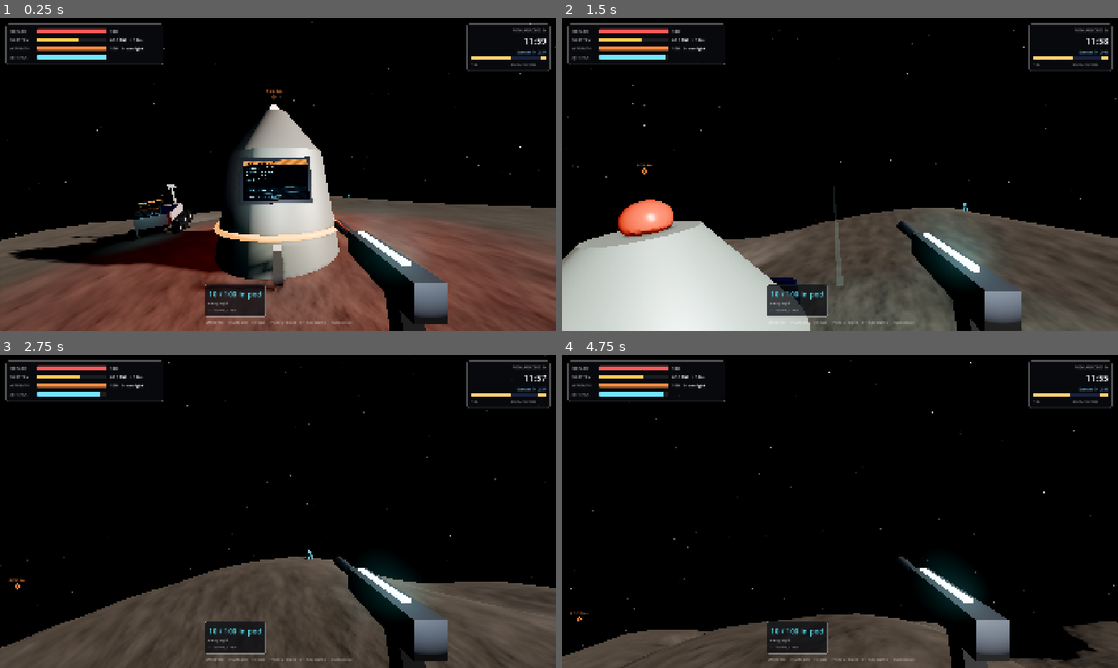
Above: before the commit, frames 1-4 (two rows, left to right).
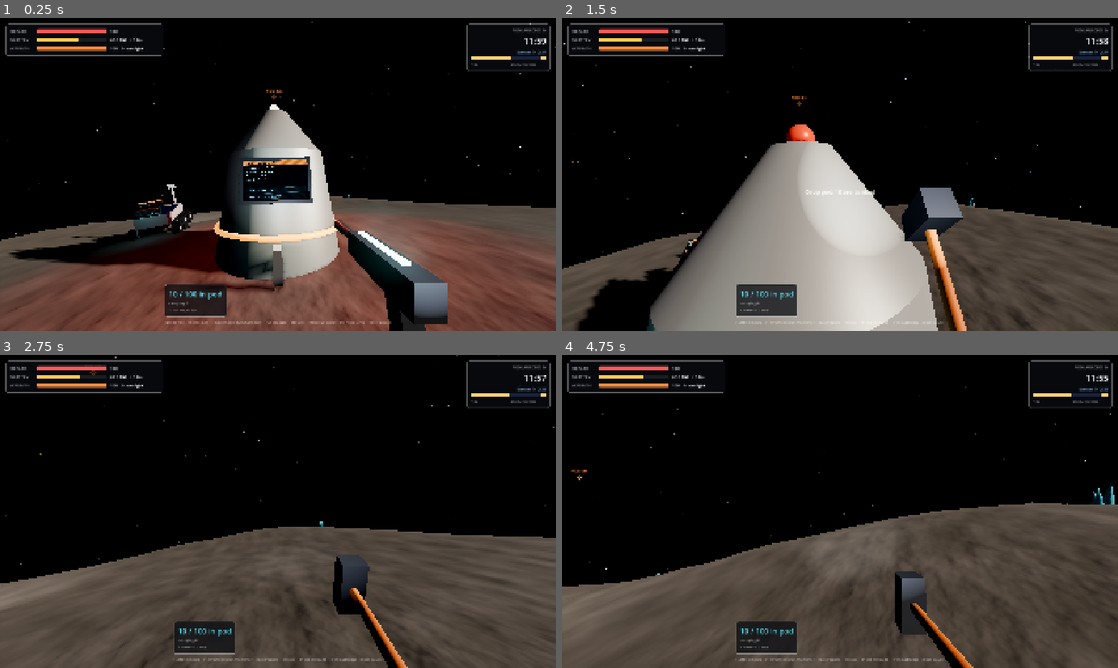
Above: after the commit, the same moments.

Repository: devonbacon/rockhopper
Game: Godot game, scene res://game/game.tscn
Same seed, same stepped clock (60 frames per second), same inputs: the game is played once before the commit and once after it.
Inputs (mouse positions are in pixels of both pictures, inside the frame that each line leads up to):
- Up to frame 1 (0.25 s): no input
- Up to frame 2 (1.5 s): tap Enter at 0.5 s; move the mouse to (867, 174) at 0.52 s; hold W from 0.53 s (still down); tap 1 at 0.6 s; click (867, 174) at 0.67 s; tap Space at 0.77, 1.07 s; tap 2 at 0.8, 1.35 s; move the mouse to (812, 174) at 1.27 s; click (812, 174) at 1.42 s
- Up to frame 3 (2.75 s): keep holding W; tap Space at 1.52, 1.82 s; tap G at 1.55 s; move the mouse to (289, 505) at 2.02 s; hold G from 2.03 s (still down); click (289, 505) at 2.17 s; tap Shift at 2.3 s
- Up to frame 4 (4.75 s): keep holding W; move the mouse to (834, 517) at 2.77 s; release G at 2.78 s; tap Shift at 2.85 s; click (834, 517) at 2.92 s; tap Space at 3.02, 3.32, 3.77, 4.07, 4.52 s; tap 1 at 3.05, 3.6 s; move the mouse to (878, 514) at 3.52 s; click (878, 514) at 3.67 s; tap 2 at 3.8, 4.35 s; move the mouse to (795, 508) at 4.27 s; click (795, 508) at 4.42 s; tap G at 4.55 s

The runs differ from the first frame. In frame 1, 2.2% of the frame differs, in the area x 0-71%, y 11-98%; in frame 2, 35%, in the area x 0-100%, y 1-100%; in frame 3, 21%; in frame 4, 34%.

Commit message:
Add a hammer and a grapple; blade runners and the jetpack are research
The hammer (1, 2 or the wheel to switch from the gun) smashes everything
in a short arc in front: spiders take 30, enough to kill, and go flying.
It chips ore off a deposit or ore it's swung at.

G throws a grapple, about 35 m. A spider gets yanked to you; rock or a
building pulls you to it while G's held, keeping your momentum when you
let go.

You start slower (walk 3.5, run 6): blade runners, researched at the
lab, bring you up to 5 and 8.5. The jetpack is research too, and its
meter shows once it's done; bigger tanks needs it first.

Co-Authored-By: Claude Opus 5.5 <noreply@anthropic.com>
Claude-Session: https://claude.ai/code/session_016Wijxy6dVqNpmJdVzLFZSM

Diff:
--- a/game/game.gd
+++ b/game/game.gd
@@ -30,6 +30,8 @@
 const BATTERY_BANK := 80.0
 const LAB_DRAW := 0.6
 const UPGRADES := {
+	&"runners": {name = "BLADE RUNNERS", cost = 3, time = 25.0, text = "Walk and run as fast as you're built to"},
+	&"jetpack": {name = "JETPACK", cost = 5, time = 35.0, text = "Hold Space in the air to fly"},
 	&"armour": {name = "ARMOUR PLATING", cost = 5, time = 40.0, text = "+50 max health"},
 	&"heated": {name = "HEATED SUIT", cost = 4, time = 30.0, text = "Cold takes twice as long to freeze you"},
 	&"tanks": {name = "BIGGER TANKS", cost = 3, time = 30.0, text = "The jetpack burns fuel 40% slower"},
@@ -245,6 +247,8 @@
 		var upgrade: Dictionary = UPGRADES[action]
 		if has(action):
 			return ["%s   DONE" % upgrade.name, false, false]
+		if action == &"tanks" and !has(&"jetpack"):
+			return ["%s   NEEDS JETPACK" % upgrade.name, false, false]
 		if lab.researching == action:
 			return ["%s   %d%%   CANCEL" % [upgrade.name, roundi(lab.research_time / upgrade.time * 100.0)], true, true]
 		var busy := lab.researching != &"" or researching(action) != null
@@ -264,6 +268,8 @@
 			lab.researching = &""
 			stock += upgrade.cost
 			return "CANCELLED. %d ORE REFUNDED." % upgrade.cost
+		if action == &"tanks" and !has(&"jetpack"):
+			return "RESEARCH THE JETPACK FIRST."
 		if lab.researching != &"":
 			return "BUSY: CANCEL THE CURRENT RESEARCH FIRST."
 		if researching(action) != null:
@@ -747,6 +753,8 @@
 		build(&"lab", ahead[0], ahead[1])
 		built[-1].screen.pressed.call(&"tanks")
 	player.debug_aim = _args.has("aim")
+	if _args.has("hammer"):
+		player._switch(&"hammer")
 	if _args.has("pause"):
 		hud.set_paused(true)
 	if _args.has("pitch"):
--- a/player/player.gd
+++ b/player/player.gd
@@ -14,8 +14,10 @@
 
 const LAYER := 4
 const GRAVITY := 5.0
-const WALK := 5.0
-const RUN := 8.5
+const WALK := 3.5
+const RUN := 6.0
+const RUNNER_WALK := 5.0
+const RUNNER_RUN := 8.5
 const ACCEL := 30.0
 const AIR_ACCEL := 4.0
 const SLIDE_BOOST := 3.0
@@ -53,6 +55,12 @@
 const SETTLE := 9.0
 const DAMAGE := 10.0
 const GUN_RANGE := 60.0
+const HAMMER_EVERY := 0.75
+const HAMMER_DAMAGE := 30.0
+const HAMMER_REACH := 3.2
+const GRAPPLE_RANGE := 35.0
+const GRAPPLE_PULL := 30.0
+const GRAPPLE_MAX := 20.0
 const SENSITIVITY := 0.0025
 ## What the radial menu offers, clockwise from the top.
 const BUILD: Array[StringName] = [&"lamp", &"panel", &"battery", &"drill", &"lab"]
@@ -67,6 +75,8 @@
 var headlamp: SpotLight3D
 var fuel := 100.0
 var tool: StringName = &""
+var weapon := &"gun"
+var hooked := false
 ## The radial build menu: whether it's up, and which of BUILD the mouse
 ## has moved towards (-1 for the middle).
 var radial_open := false
@@ -101,6 +111,13 @@
 var _gun: Node3D
 var _muzzle: Node3D
 var _muzzle_light: OmniLight3D
+var _hammer: Node3D
+var _swing := 0.0
+var _hook_point := Vector3.ZERO
+var _hook_cooldown := 0.0
+var _rope: MeshInstance3D
+var _rope_flash := 0.0
+var _yank_from := Vector3.ZERO
 
 
 func _ready() -> void:
@@ -149,6 +166,8 @@
 	lab.size = Vector3(2.2, 1.7, 1.6)
 	_ghost_meshes = {&"lamp": post, &"panel": panel, &"battery": cell, &"drill": rig, &"lab": lab}
 	_build_gun()
+	_build_hammer()
+	_build_rope()
 	_ghost = MeshInstance3D.new()
 	_ghost.top_level = true
 	_ghost.material_override = _ghost_material
@@ -202,6 +221,8 @@
 	elif event is InputEventMouseButton and event.pressed:
 		if !captured:
 			Input.mouse_mode = Input.MOUSE_MODE_CAPTURED
+		elif event.button_index == MOUSE_BUTTON_WHEEL_UP or event.button_index == MOUSE_BUTTON_WHEEL_DOWN:
+			_switch(&"hammer" if weapon == &"gun" else &"gun")
 		elif event.button_index == MOUSE_BUTTON_LEFT and tool != &"":
 			_build()
 		elif event.button_index == MOUSE_BUTTON_RIGHT:
@@ -209,6 +230,9 @@
 	elif event is InputEventKey and event.pressed and !event.echo:
 		match event.physical_keycode:
 			KEY_F: headlamp.visible = !headlamp.visible
+			KEY_1: _switch(&"gun")
+			KEY_2: _switch(&"hammer")
+			KEY_G: _throw_hook()
 
 
 func _physics_process(delta: float) -> void:
@@ -221,25 +245,28 @@
 	if playing:
 		input = Vector2(_axis(KEY_D, KEY_A), _axis(KEY_W, KEY_S)).limit_length(1.0)
 	var captured := Input.mouse_mode == Input.MOUSE_MODE_CAPTURED
-	aiming = playing and (debug_aim or captured and tool == &"" and !radial_open and Input.is_mouse_button_pressed(MOUSE_BUTTON_RIGHT))
+	aiming = playing and weapon == &"gun" and (debug_aim or captured and tool == &"" and !radial_open and Input.is_mouse_button_pressed(MOUSE_BUTTON_RIGHT))
 	_ads = move_toward(_ads, 1.0 if aiming else 0.0, delta * 7.0)
 	var rush := clampf((horizontal.length() - RUN) * 1.2, 0.0, 12.0)
 	camera.fov = lerpf(FOV + rush, ADS_FOV, _ads)
-	var speed := ADS_SPEED if aiming else (RUN if Input.is_physical_key_pressed(KEY_SHIFT) else WALK)
+	var walk := RUNNER_WALK if game.has(&"runners") else WALK
+	var speed := ADS_SPEED if aiming else ((RUNNER_RUN if game.has(&"runners") else RUN) if Input.is_physical_key_pressed(KEY_SHIFT) else walk)
 	var wish_dir := global_basis.x * input.x - global_basis.z * input.y
 	var wish := wish_dir * speed
 	var jump_held := playing and Input.is_physical_key_pressed(KEY_SPACE)
 	var crouch := playing and !aiming and (Input.is_physical_key_pressed(KEY_C) or Input.is_physical_key_pressed(KEY_CTRL))
 	_slide_cooldown = maxf(0.0, _slide_cooldown - delta)
 	jetting = false
-	if is_on_floor():
+	if hooked:
+		_reel(delta, playing)
+	if is_on_floor() and !hooked:
 		var ground_speed := horizontal.length()
-		if !sliding and crouch and ground_speed > WALK * 0.9:
+		if !sliding and crouch and ground_speed > walk * 0.9:
 			sliding = true
 			if _slide_cooldown <= 0.0:
 				horizontal = horizontal.normalized() * minf(ground_speed + SLIDE_BOOST, SLIDE_MAX)
 				_slide_cooldown = SLIDE_COOLDOWN
-		if sliding and (!crouch or ground_speed < WALK * 0.6):
+		if sliding and (!crouch or ground_speed < walk * 0.6):
 			sliding = false
 		if sliding:
 			var gravity := -up * GRAVITY
@@ -257,7 +284,7 @@
 				horizontal = (horizontal * SLIDE_JUMP_BOOST).limit_length(SLIDE_MAX)
 	else:
 		sliding = false
-		jetting = jump_held and fuel > 0.0
+		jetting = jump_held and fuel > 0.0 and game.has(&"jetpack")
 		var control := AIR_ACCEL + (JET * 0.6 if jetting else 0.0)
 		var target := speed * (1.2 if jetting else 1.0)
 		if input != Vector2.ZERO:
@@ -274,7 +301,14 @@
 	camera.rotation.z = lerpf(camera.rotation.z, -side * deg_to_rad(STRAFE_TILT), minf(1.0, delta * 10.0))
 	vertical -= up * GRAVITY * delta
 	velocity = horizontal + vertical
+	if hooked:
+		var pull := (_hook_point - global_position).normalized()
+		velocity = (velocity + pull * GRAPPLE_PULL * delta).limit_length(GRAPPLE_MAX)
 	move_and_slide()
+	_hook_cooldown = maxf(0.0, _hook_cooldown - delta)
+	_draw_rope(delta)
+	_swing = maxf(0.0, _swing - delta / HAMMER_EVERY)
+	_hammer.rotation.x = -1.3 * sin(_swing * PI) if _swing > 0.0 else 0.0
 	notice_time = maxf(0.0, notice_time - delta)
 	_cooldown = maxf(0.0, _cooldown - delta)
 	_recoil = maxf(0.0, _recoil - delta * 12.0)
@@ -290,7 +324,10 @@
 		_aim_ghost()
 		var trigger := Input.mouse_mode == Input.MOUSE_MODE_CAPTURED and Input.is_mouse_button_pressed(MOUSE_BUTTON_LEFT)
 		if trigger and tool == &"" and !radial_open and _cooldown <= 0.0:
-			_fire()
+			if weapon == &"gun":
+				_fire()
+			else:
+				_smash()
 	else:
 		_ghost.visible = false
 
@@ -423,6 +460,128 @@
 ## Takes a lamp, panel or rig in hand, or nothing.
 func _choose(kind: StringName) -> void:
 	tool = kind
+
+
+func _switch(to: StringName) -> void:
+	weapon = to
+	_gun.visible = weapon == &"gun"
+	_hammer.visible = weapon == &"hammer"
+
+
+## Everything in a short arc in front takes a big hit and goes flying;
+## ore or a deposit under the head gives up a piece.
+func _smash() -> void:
+	_cooldown = HAMMER_EVERY
+	_swing = 1.0
+	var from := camera.global_position
+	var ahead := -camera.global_basis.z
+	for spider: Spider in game.spiders.duplicate():
+		var to := spider.global_position + spider.global_position.normalized() * 0.4 - from
+		if to.length() < HAMMER_REACH and to.normalized().dot(ahead) > 0.55:
+			spider.hit(HAMMER_DAMAGE)
+			if is_instance_valid(spider):
+				spider.fling((to.normalized() + up_direction * 0.6) * 9.0, 0.8)
+	var hit := _aim(HAMMER_REACH)
+	if !hit.is_empty() and hit.collider is Fixture and (hit.collider.kind == &"deposit" or hit.collider.kind == &"ore"):
+		game.mine(hit.collider)
+		_say("+ore")
+
+
+## Hooks what's under the crosshair. A spider gets yanked to you; anything
+## else pulls you to it while G's held.
+func _throw_hook() -> void:
+	if hooked or _hook_cooldown > 0.0:
+		return
+	var from := camera.global_position
+	var to := from - camera.global_basis.z * GRAPPLE_RANGE
+	var query := PhysicsRayQueryParameters3D.create(from, to, Terrain.ROCK_LAYER | Fixture.LAYER | Spider.LAYER, [get_rid()])
+	var hit := get_world_3d().direct_space_state.intersect_ray(query)
+	if hit.is_empty():
+		return
+	_hook_cooldown = 0.4
+	if hit.collider is Spider:
+		var spider: Spider = hit.collider
+		var home := (from - spider.global_position)
+		spider.fling(home.normalized() * minf(16.0, home.length() * 1.6) + up_direction * 3.0, 0.7)
+		_yank_from = spider.global_position
+		_rope_flash = 0.2
+		return
+	hooked = true
+	_hook_point = hit.position
+
+
+func _reel(_delta: float, playing: bool) -> void:
+	if !playing or !Input.is_physical_key_pressed(KEY_G) or global_position.distance_to(_hook_point) < 2.0:
+		hooked = false
+		_hook_cooldown = 0.3
+
+
+func _draw_rope(delta: float) -> void:
+	_rope_flash = maxf(0.0, _rope_flash - delta)
+	var end := _hook_point if hooked else _yank_from
+	_rope.visible = hooked or _rope_flash > 0.0
+	if !_rope.visible:
+		return
+	var from := camera.global_transform * Vector3(-0.25, -0.2, -0.4)
+	var length := from.distance_to(end)
+	if length < 0.05:
+		return
+	var along := (end - from) / length
+	var side := along.cross(Vector3.UP if absf(along.y) < 0.9 else Vector3.RIGHT).normalized()
+	_rope.global_transform = Transform3D(Basis(side, along * length, side.cross(along)), (from + end) * 0.5)
+
+
+func _build_rope() -> void:
+	var mesh := CylinderMesh.new()
+	mesh.top_radius = 0.015
+	mesh.bottom_radius = 0.015
+	mesh.height = 1.0
+	mesh.radial_segments = 4
+	var material := StandardMaterial3D.new()
+	material.shading_mode = BaseMaterial3D.SHADING_MODE_UNSHADED
+	material.albedo_color = Color(1.0, 0.6, 0.2)
+	_rope = MeshInstance3D.new()
+	_rope.mesh = mesh
+	_rope.material_override = material
+	_rope.top_level = true
+	_rope.cast_shadow = GeometryInstance3D.SHADOW_CASTING_SETTING_OFF
+	_rope.visible = false
+	add_child(_rope)
+
+
+func _build_hammer() -> void:
+	_hammer = Node3D.new()
+	_hammer.position = Vector3(0.3, -0.42, -0.5)
+	_hammer.scale = Vector3.ONE * 0.7
+	_hammer.visible = false
+	camera.add_child(_hammer)
+	var metal := StandardMaterial3D.new()
+	metal.albedo_color = Color(0.35, 0.36, 0.4)
+	metal.metallic = 0.8
+	metal.roughness = 0.35
+	var grip := StandardMaterial3D.new()
+	grip.albedo_color = Color(1.0, 0.45, 0.1)
+	grip.roughness = 0.6
+	var handle := CylinderMesh.new()
+	handle.top_radius = 0.025
+	handle.bottom_radius = 0.03
+	handle.height = 0.6
+	var shaft := MeshInstance3D.new()
+	shaft.mesh = handle
+	shaft.material_override = grip
+	shaft.position = Vector3(0, 0.15, 0)
+	shaft.rotation.x = -0.35
+	shaft.cast_shadow = GeometryInstance3D.SHADOW_CASTING_SETTING_OFF
+	_hammer.add_child(shaft)
+	var block := BoxMesh.new()
+	block.size = Vector3(0.14, 0.14, 0.32)
+	var head := MeshInstance3D.new()
+	head.mesh = block
+	head.material_override = metal
+	head.position = Vector3(0, 0.43, -0.1)
+	head.rotation.x = -0.35
+	head.cast_shadow = GeometryInstance3D.SHADOW_CASTING_SETTING_OFF
+	_hammer.add_child(head)
 
 
 func _say(text: String) -> void:
--- a/ui/hud.gd
+++ b/ui/hud.gd
@@ -177,7 +177,7 @@
 		value.custom_minimum_size.x = 170
 		row.add_child(value)
 		rows.add_child(row)
-		_meters[meter[0]] = {bar = bar, fill = fill, value = value}
+		_meters[meter[0]] = {bar = bar, fill = fill, value = value, row = row}
 	var panel := _panel(rows)
 	_place(panel, Vector2.ZERO, Vector2(20, 20), Control.GROW_DIRECTION_END, Control.GROW_DIRECTION_END)
 	add_child(panel)
@@ -197,6 +197,7 @@
 	var source := "in sunlight" if game.lit_by == "sun" else ("by a lamp" if game.lit_by == "lamp" else ("by the pod" if game.lit_by == "pod" else "IN THE DARK"))
 	_set_meter(&"warmth", warmth, "%d   %s" % [game.warmth, source], COLD_COLOR if game.lit_by == "" else Color.WHITE)
 	var player := game.player
+	_meters[&"fuel"].row.visible = game.has(&"jetpack")
 	_set_meter(&"fuel", player.fuel / 100.0, "burning" if player.jetting else "", Color.WHITE)
 
 
@@ -304,7 +305,8 @@
 	if game.player.tool != &"":
 		_hint.text = "%s in hand    [LMB] build    [RMB] put away" % NAMES[game.player.tool]
 	else:
-		_hint.text = "[LMB] fire    [RMB] aim    [E] use    [Hold Q] build    [F] headlamp    [Esc] pause"
+		var attack := "[LMB] fire    [RMB] aim" if game.player.weapon == &"gun" else "[LMB] smash"
+		_hint.text = "%s    [1/2/wheel] gun/hammer    [G] grapple    [E] use    [Hold Q] build    [F] headlamp    [Esc] pause" % attack
 
 
 ## A buildable's icon, about 50 px across, centred on centre.
@@ -349,7 +351,7 @@
 	var centre := _overlay.size * 0.5
 	var player := game.player
 	_overlay.draw_circle(centre, 2.5, Color(1, 1, 1, 0.85))
-	if player.tool == &"" and !player.radial_open:
+	if player.tool == &"" and !player.radial_open and player.weapon == &"gun":
 		var camera := player.camera
 		var bloom := tan(deg_to_rad(player.spread)) / tan(deg_to_rad(camera.fov * 0.5)) * _overlay.size.y * 0.5 + 5.0
 		for side in [Vector2.UP, Vector2.DOWN, Vector2.LEFT, Vector2.RIGHT]:
--- a/world/fixture.gd
+++ b/world/fixture.gd
@@ -347,8 +347,8 @@
 	screen.title = "RESEARCH LAB"
 	screen.size_m = Vector2(1.5, 1.3)
 	screen.pixels = Vector2i(640, 556)
-	screen.button_height = 40.0
-	screen.button_font = 21
+	screen.button_height = 34.0
+	screen.button_font = 19
 	screen.buttons.assign(Game.UPGRADES.keys())
 	var frame := BoxMesh.new()
 	frame.size = Vector3(screen.size_m.x + 0.1, screen.size_m.y + 0.1, 0.04)
--- a/world/spider.gd
+++ b/world/spider.gd
@@ -27,6 +27,7 @@
 var _walk := 0.0
 var _flash := 0.0
 var _stuck := 0.0
+var _flung := 0.0
 var _collider: CollisionShape3D
 var _legs: Array[Node3D] = []
 var _body_material: StandardMaterial3D
@@ -75,6 +76,13 @@
 		if game.sun.lights(global_position + up * 0.6, get_world_3d().direct_space_state):
 			burrow()
 			return
+	if _flung > 0.0:
+		_flung -= delta
+		velocity -= up * GRAVITY * delta
+		up_direction = up
+		move_and_slide()
+		_animate(delta, 1.5)
+		return
 	_retarget -= delta
 	if _retarget <= 0.0 or !is_instance_valid(target):
 		_retarget = 0.5
@@ -114,6 +122,14 @@
 	_flash = 1.0
 	if health <= 0.0:
 		game.remove_spider(self)
+
+
+## Sends it flying, out of its own control for a while.
+func fling(launch: Vector3, time: float) -> void:
+	if _rising > 0.0 or _sinking >= 0.0:
+		return
+	velocity = launch
+	_flung = time
 
 
 ## Back into the rock, as when the sun reaches it.
Not shown, changed: README.md
